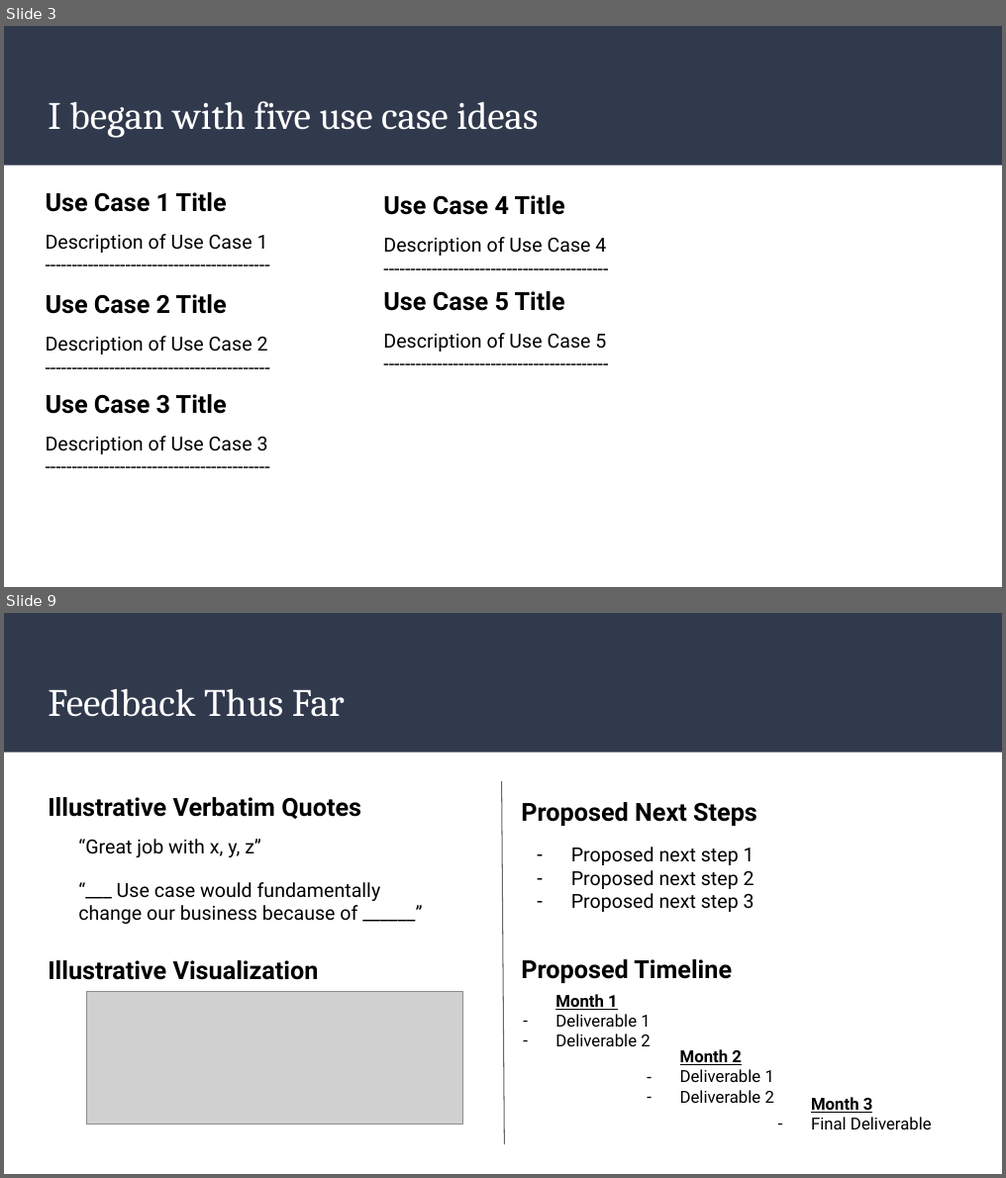
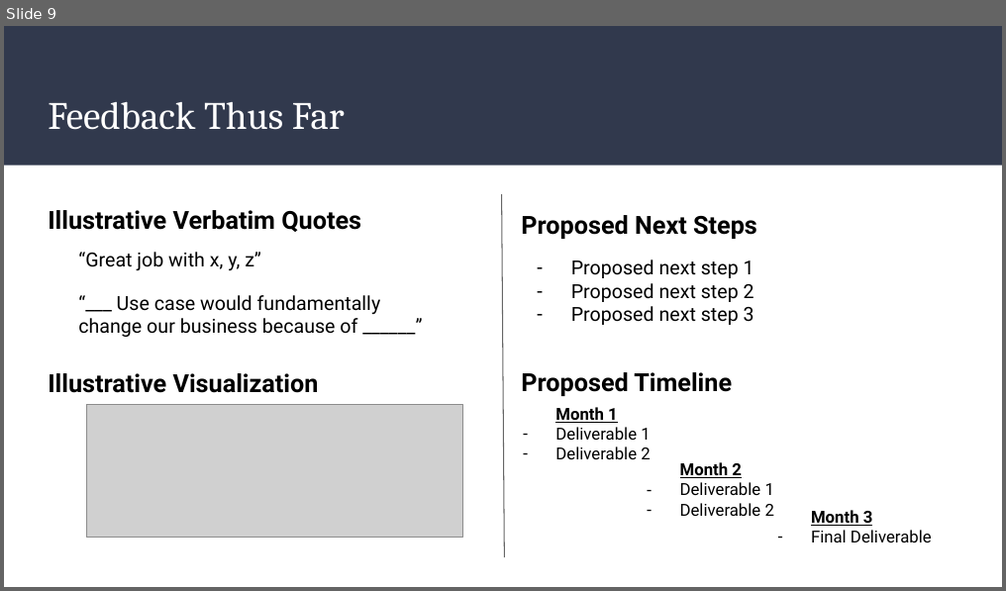
Before and after one commit to mohandesosama/Delivering-an-ML-AI-Strategy, a slide deck: 03_Final Presentation Template.pptx. Shown one above the other, each under a label of ours: slides 3 and 9 before the commit, slide 9 after it; the slides between them are not shown. The pictures are 1006x1178 and 1006x591 pixels, drawn with LibreOffice and Linux fonts; fonts in the diff are those of the drawing; grey boxes stand for pictures. Boxes give left, top, right and bottom in pixels: in the first picture for what was removed or moved away, otherwise in the second. Text is boxed around its words. In the diff, an @@ line names an element or a change of style, - is before the commit and + after.

```diff
--- a/03_Final Presentation Template.pptx
+++ b/03_Final Presentation Template.pptx
@@ slide 3 removed at bbox=[4, 26, 1002, 587], background #FFFFFF; not listed: 1 template element that a slide beside it also shows @@
@@ title removed at bbox=[48, 101, 538, 138] @@
-I began with five use case ideas
@@ text removed at bbox=[46, 192, 268, 253] @@
-Use Case 1 Title
-Description of Use Case 1 ------------------------------------------
@@ text removed at bbox=[383, 195, 606, 256] @@
-Use Case 4 Title
-Description of Use Case 4 ------------------------------------------
@@ text removed at bbox=[383, 291, 606, 352] @@
-Use Case 5 Title
-Description of Use Case 5 ------------------------------------------
@@ text removed at bbox=[46, 294, 268, 355] @@
-Use Case 2 Title
-Description of Use Case 2 ------------------------------------------
@@ text removed at bbox=[46, 394, 268, 455] @@
-Use Case 3 Title
-Description of Use Case 3 ------------------------------------------
```
Also in this commit, not shown: 7 slides changed, 1 slide added, 2 other files.
